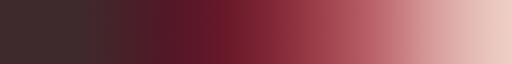
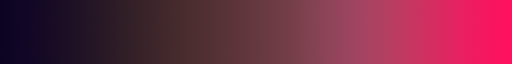
Layer changes from the first 512x64 image to the second:
painted on "图层 1" over (x1=0, y1=0, x2=512, y2=64)
